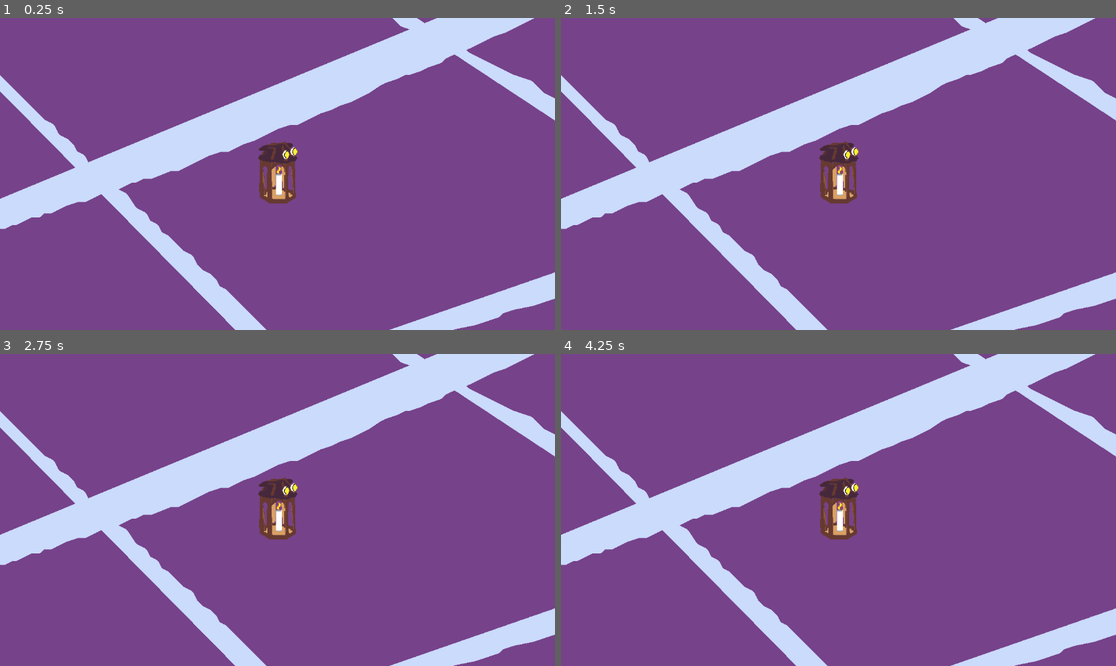
Above: before the commit, frames 1-4 (two rows, left to right).
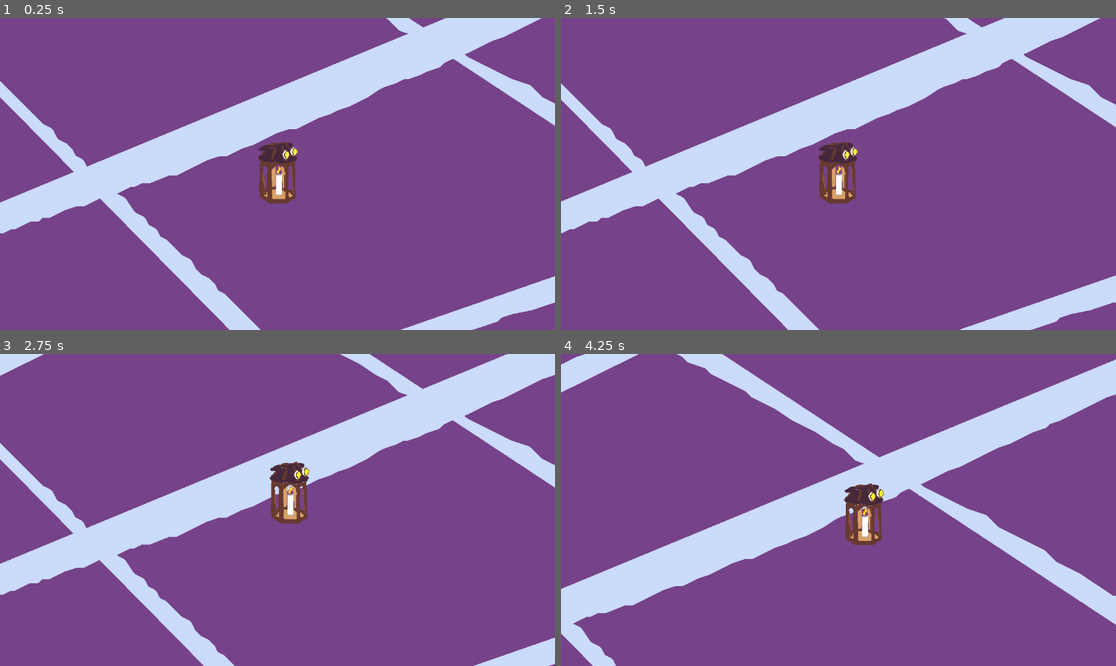
Above: after the commit, the same moments.

Repository: Dcarreon/ps15-jam-wizard-game
Game: Godot game, scene res://scenes/game.tscn
Two runs of this game, one before a commit and one after it. Both use one fixed random seed, a clock stepped at 60 frames per second and the inputs below.
Inputs (mouse positions are in pixels of both pictures, inside the frame that each line leads up to):
- Up to frame 1 (0.25 s): no input
- Up to frame 2 (1.5 s): tap Enter (ui_accept) at 0.5, 1.35 s; move the mouse to (960, 158) at 0.52 s; hold Enter (ui_accept) 0.53-1.28 s; move the mouse to (727, 189) at 1.27 s
- Up to frame 3 (2.75 s): tap Enter (ui_accept) at 1.52, 1.82 s; move the mouse to (333, 441) at 2.02 s; hold Enter (ui_accept) from 2.03 s (still down)
- Up to frame 4 (4.25 s): move the mouse to (810, 572) at 2.77 s; release Enter (ui_accept) at 2.78 s; tap Enter (ui_accept) at 2.85, 3.02, 3.32 s; move the mouse to (1005, 556) at 3.52 s; hold Enter (ui_accept) from 3.53 s (still down)

The runs differ from the first frame. In frame 1, 5.1% of the frame differs, in the area x 0-100%, y 0-100%; in frame 2, 5.7%; in frame 3, 28%; in frame 4, 36%.

Commit message:
fixed typo in move_and_collide function

Diff:
--- a/scenes/game.tscn
+++ b/scenes/game.tscn
@@ -6,6 +6,7 @@
 [node name="Game" type="Node2D"]
 
 [node name="Sprite2D" type="Sprite2D" parent="."]
+position = Vector2(-3, 9)
 texture = ExtResource("1_xpfwu")
 
 [node name="Player" parent="." instance=ExtResource("1_xwa3k")]
--- a/scripts/player.gd
+++ b/scripts/player.gd
@@ -13,13 +13,14 @@
 
 func _input(event):
 	if event.is_action_pressed("ui_accept"):
+		print("accept pressed")
 		state_machine._change_state(state_machine.fly_state)
 	if event.is_action_released("ui_accept"):
+		print("accept released")
 		state_machine._change_state(state_machine.deceleration_state)
 
-func _process(delta: float) -> void:
+func _process(_delta: float) -> void:
 	pass
 
-func _physics_process(delta: float) -> void:
-	if (velocity == Vector2.ZERO):
-		state_machine._change_state(state_machine.idle_state)
+func _physics_process(_delta: float) -> void:
+	pass
--- a/scripts/player_deceleration_state.gd
+++ b/scripts/player_deceleration_state.gd
@@ -7,9 +7,11 @@
 	set_physics_process(false)
 
 func _process(delta: float) -> void:
+	player.move_and_collide(player.velocity * delta)
+
+func _physics_process(_delta: float) -> void:
 	player.velocity = lerp(player.velocity, Vector2.ZERO, 0.02)
 	player.velocity = _round_vec2_to_whole(player.velocity)
-	player.move_and_collide(player.velocity, delta)
 
 func _enter_state() -> void:
 	set_process(true)
--- a/scripts/player_fly_state.gd
+++ b/scripts/player_fly_state.gd
@@ -7,11 +7,11 @@
 	set_physics_process(false)
 
 func _process(delta: float) -> void:
-	player.move_and_collide(player.velocity, delta)
+	player.move_and_collide(player.velocity * delta)
 
 func _physics_process(delta: float):
 	var direction := player.global_position.direction_to(player.get_global_mouse_position())
-	player.velocity = player.move_toward(direction * player.max_speed, player.acceleration * delta)
+	player.velocity = player.velocity.move_toward(direction * player.max_speed, player.acceleration * delta)
 
 func _enter_state() -> void:
 	set_process(true)
--- a/scripts/player_idle_state.gd
+++ b/scripts/player_idle_state.gd
@@ -7,7 +7,7 @@
 	set_physics_process(false)
 
 func _process(delta: float) -> void:
-	player.move_and_collide(player.velocity, delta)
+	player.move_and_collide(player.velocity * delta)
 
 func _enter_state() -> void:
 	set_process(true)
